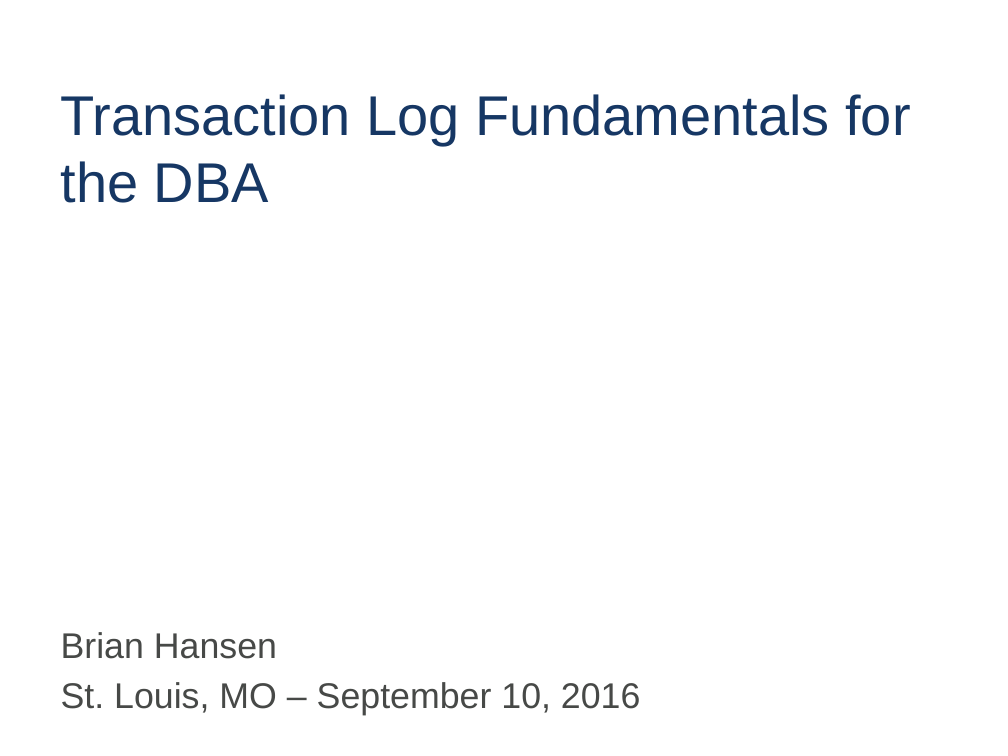
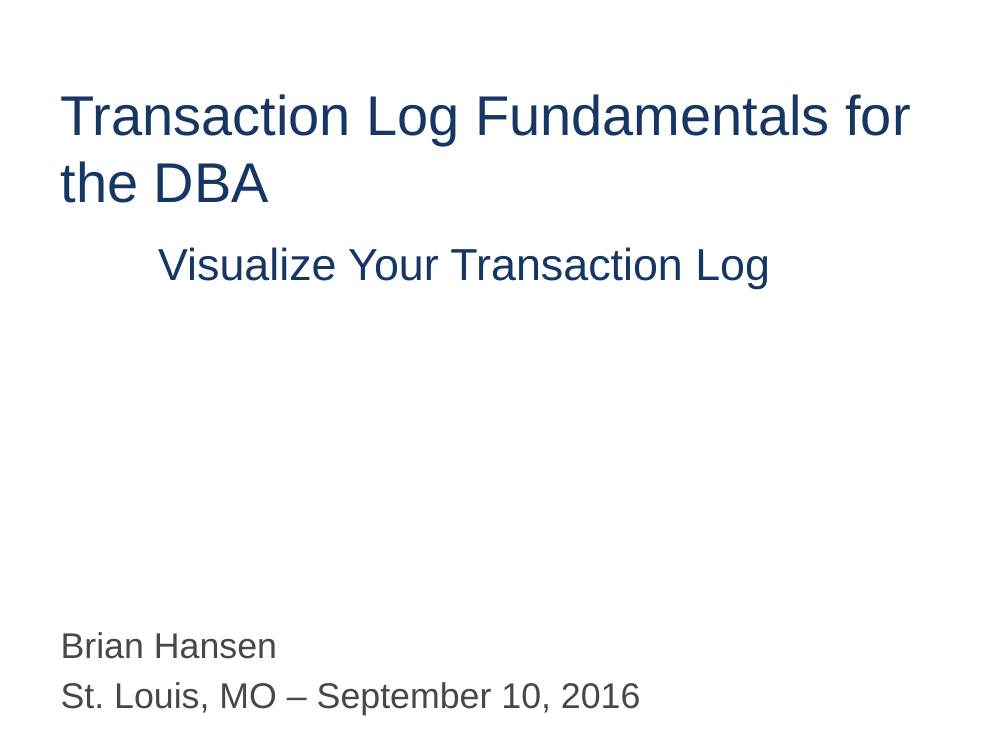
Before and after one commit to tf3604/LogFilePresentation, a slide deck: slide 1 of TransactionLog.pptx. Drawn at 1008x756 pixels with LibreOffice and Linux fonts; fonts in the diff are those of the drawing; background and template pictures are left out. Boxes give left, top, right and bottom in pixels: in the first picture for what was removed or moved away, otherwise in the second. Text is boxed around its words. In the diff, an @@ line names an element or a change of style, - is before the commit and + after.

```diff
--- a/TransactionLog.pptx
+++ b/TransactionLog.pptx
@@ text added at bbox=[158, 247, 770, 289], 32 pt, text #163764 @@
+Visualize Your Transaction Log
```
Also in this commit, not shown: 2 other slides changed, 1 slide added.
